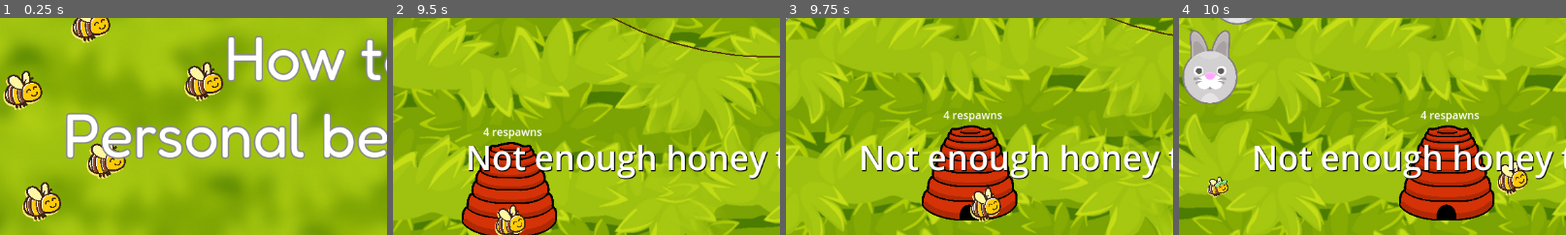
Above: before the commit, frames 1-4 (left to right).
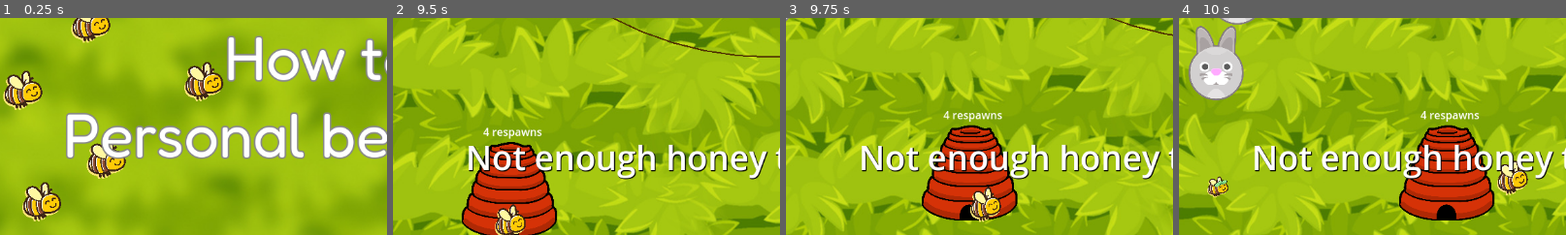
Above: after the commit, the same moments.

Repository: jam53/GMTK-Gamejam-2024
Game: Godot game, scene res://scenes/main_menu.tscn
Same seed, same stepped clock (60 frames per second), same inputs: the game is played once before the commit and once after it.
Inputs (mouse positions are % of the whole screen's width and height, from its top left):
- Up to frame 1 (0.25 s): no input
- Up to frame 2 (9.5 s): click "Play" at 0.5 s; move the mouse to (75, 53) at 1.27 s; press the mouse at (75, 53) at 1.28 s; hold W (up) 1.28-2.78 s; move the mouse to (82, 25) at 2.02 s; release the mouse at (82, 25) at 2.03 s; tap E (disable_follow) every 2.25 s from 2.1 to 8.85 s; click (82, 25) at 2.17 s; move the mouse to (20, 35) at 2.77 s; hold A (left) 2.78-4.28 s; tap M (toggle_camera_cursor_movement) at 2.85, 5.1, 7.35 s; move the mouse to (55, 50) at 3.52 s; click (55, 50) at 3.6 s; move the mouse to (35, 25) at 4.27 s; hold S (down) 4.28-5.03 s; move the mouse to (72, 45) at 5.02 s; hold D (right) 5.03-5.78 s; move the mouse to (30, 55) at 5.77 s; press the mouse at (30, 55) at 5.78 s; hold W (up) 5.78-6.53 s; move the mouse to (60, 28) at 6.52 s; release the mouse at (60, 28) at 6.53 s; hold D (right) 6.53-8.78 s; move the mouse to (45, 70) at 7.27 s; move the mouse to (82, 36) at 8.02 s; click (82, 36) at 8.1 s; move the mouse to (20, 35) at 8.77 s; hold S (down) from 8.78 s (still down)
- Up to frame 3 (9.75 s): move the mouse to (55, 50) at 9.52 s; release S (down) at 9.53 s; hold A (left) from 9.53 s (still down); tap M (toggle_camera_cursor_movement) at 9.6 s
- Up to frame 4 (10 s): keep holding A (left)
The pictures show only the part of the screen within x 0-50%, y 50-100%; the shares and areas given below are measured in that part.

Frames 1-3 are identical in both runs. In frame 4, 2.7% of the frame differs, in the area x 0-17%, y 3-40%.

Commit message:
slower flower spawning 🎲⌛

Diff:
--- a/scripts/pollinator.gd
+++ b/scripts/pollinator.gd
@@ -9,6 +9,7 @@
 
 var basic_flower = preload("res://scenes/flowers/basic_flower.tscn")
 
+var new_flower_chance : float = 0.3
 var _flower_found := false
 var _in_hive := false
 var found_flower_location : Vector2
@@ -61,15 +62,16 @@
 	boids_component.lure = hive
 
 	if found_flower_location != null and found_flower_parent != null:
-		# Create a new basic_flower instance
-		var new_flower = basic_flower.instantiate()
+		if randf() < new_flower_chance:
+			# Create a new basic_flower instance
+			var new_flower = basic_flower.instantiate()
 
-		# Set the position of the new flower close to the found_flower
-		var offset = Vector2(randf() * 500 - 250, randf() * 500 - 250)  # Random offset within a 20x20 area
-		new_flower.position = found_flower_location + offset
+			# Set the position of the new flower close to the found_flower
+			var offset = Vector2(randf() * 500 - 250, randf() * 500 - 250)  # Random offset within a 20x20 area
+			new_flower.position = found_flower_location + offset
 
-		# Add the new flower as a child to the parent of found_flower
-		found_flower_parent.add_child(new_flower)
+			# Add the new flower as a child to the parent of found_flower
+			found_flower_parent.add_child(new_flower)
 
 
 func _on_hive_timer_timeout():
